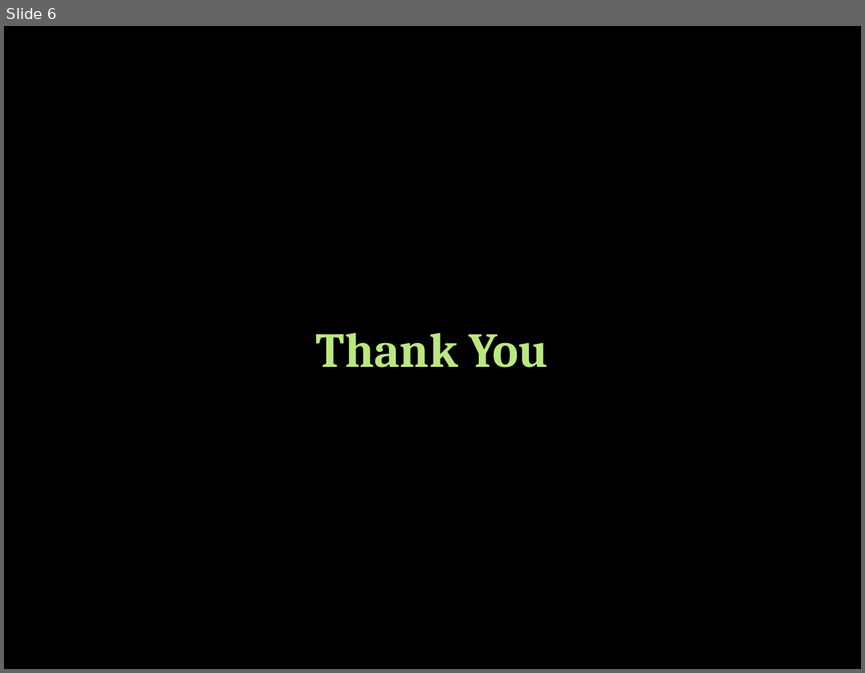
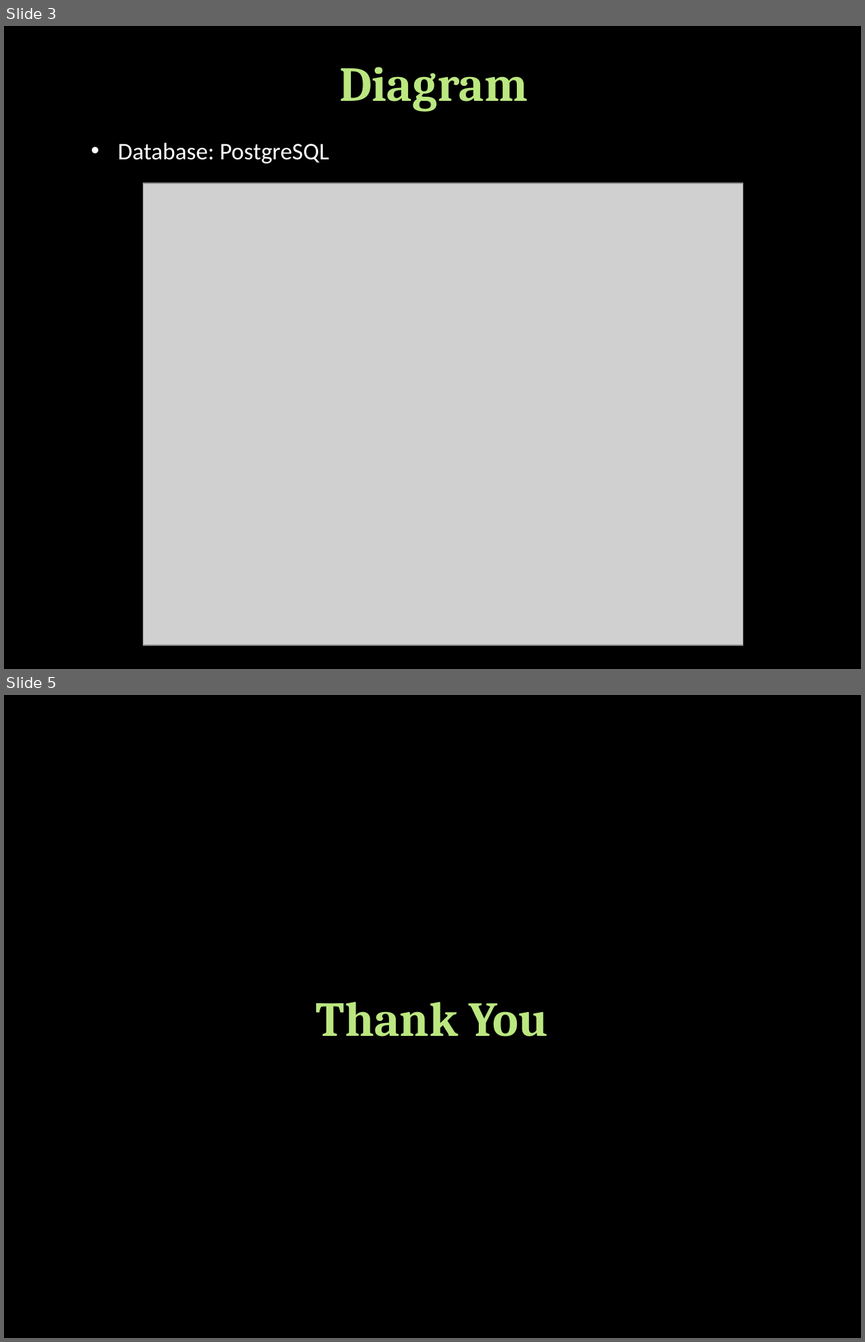
Before and after one commit to Rgutierrez0501/Project_1, a slide deck: Project 1.pptx. Shown one above the other, each under a label of ours: slide 6 before the commit, slides 3 and 5 after it; the slides between them are not shown. The pictures are 865x673 and 865x1342 pixels, drawn with LibreOffice and Linux fonts; fonts in the diff are those of the drawing; grey boxes stand for pictures; background and template pictures are left out. Boxes give left, top, right and bottom in pixels: in the first picture for what was removed or moved away, otherwise in the second. Text is boxed around its words. In the diff, an @@ line names an element or a change of style, - is before the commit and + after.

```diff
--- a/Project 1.pptx
+++ b/Project 1.pptx
@@ slide 3 added at (4, 26, 861, 669), background picture (left out) @@
@@ title added at (339, 67, 528, 111), 41 pt, text gradient #BCE780 to #B0E562, bold @@
+Diagram
@@ text added at (118, 142, 329, 163), 20 pt, text #FFFFFF @@
+• Database: PostgreSQL
@@ picture added at (143, 183, 742, 645) @@
@@ what was slide 6 is now slide 5 @@
```
Also in this commit, not shown: 3 slides changed, 2 slides removed.
